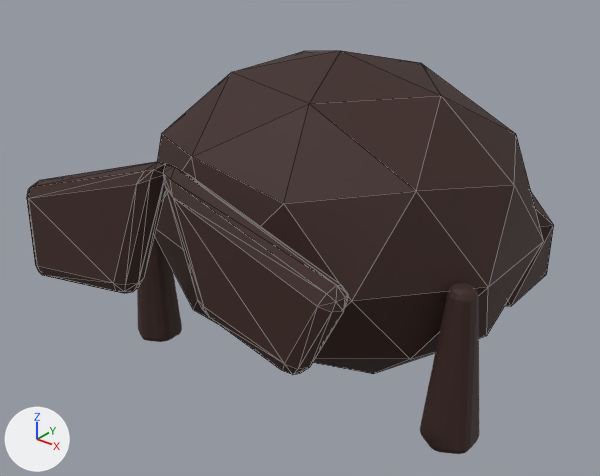
What one commit did to the glTF model assets/exports/hero_glb/hero_hair_v01.glb.
Both versions are drawn from a 50 mm camera at (0.3, -0.397, 2.245) aimed at (-0.009, -0.011, 2.005). Every picture has the same lights, and +X, +Y and +Z are marked at lower left. The first picture is the older version. Mesh edges are drawn as thin lines on the coarser meshes. Where no turn or scale is listed for an object, it has been applied to the vertices.

Names of what the first picture shows: 'GEO_HairBun', 'GEO_HairCap', 'GEO_HairFringeL', 'GEO_HairFringeR', 'GEO_HairTempleL', 'GEO_HairTempleR'.
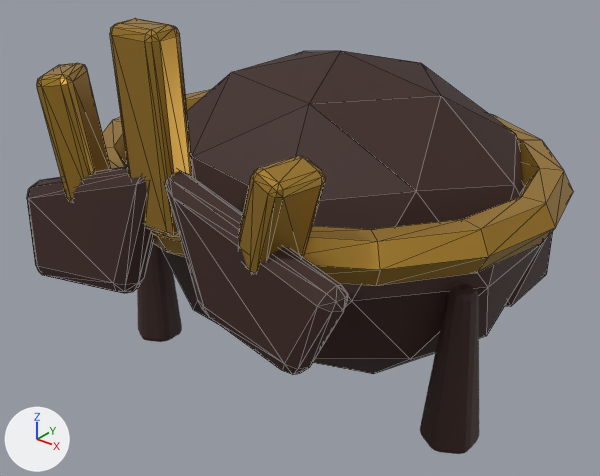
Location of each change, (x1, y1, x2, y2) in pixels of the pictures (600 x 476 px):
'GEO_BrokenCrownCirclet', added (orange): after (103, 89, 573, 286)
'GEO_BrokenCrownTineC', added (orange): after (110, 18, 194, 237)
'GEO_BrokenCrownTineR', added (orange): after (239, 156, 325, 273)
'GEO_BrokenCrownTineL', added (orange): after (37, 63, 111, 202)

What the commit changed:
Material 'MAT_BRASS' (mat_mat_brass) is new.
Its base color is (0.51, 0.285, 0.04) (orange #bd9138).
Its metallic is 0.72.
Its roughness is 0.34.
Mesh me_cube_005 is new.
It has 56 vertices, 108 faces and spans x -0.0183..0.0183, y -0.0179..0.0179, z -0.0276..0.0276.
It uses material mat_mat_brass (orange #bd9138).
Mesh me_cube_003 is new.
It has 56 vertices, 108 faces and spans x -0.0184..0.0184, y -0.0191..0.0191, z -0.0367..0.0367.
It uses material mat_mat_brass (orange #bd9138).
Mesh me_cube_004 is new.
It has 56 vertices, 108 faces and spans x -0.016..0.016, y -0.0123..0.0123, z -0.0532..0.0532.
It uses material mat_mat_brass (orange #bd9138).
Mesh me_torus is new.
It has 96 vertices, 192 faces and spans x -0.157..0.157, y -0.138..0.138, z -0.012..0.012.
It uses material mat_mat_brass (orange #bd9138).
Object 'GEO_BrokenCrownTineR' (ob_geo_brokencrowntiner) is new; it shows me_cube_005.
Its location is (0.0745, -0.1305, 2.086).
Object 'GEO_BrokenCrownTineL' (ob_geo_brokencrowntinel) is new; it shows me_cube_003.
Its location is (-0.07, -0.1315, 2.096).
Object 'GEO_BrokenCrownTineC' (ob_geo_brokencrowntinec) is new; it shows me_cube_004.
Its location is (0.0, -0.1355, 2.113).
Object 'GEO_BrokenCrownCirclet' (ob_geo_brokencrowncirclet) is new; it shows me_torus.
Its location is (0.0, -0.002, 2.058).
